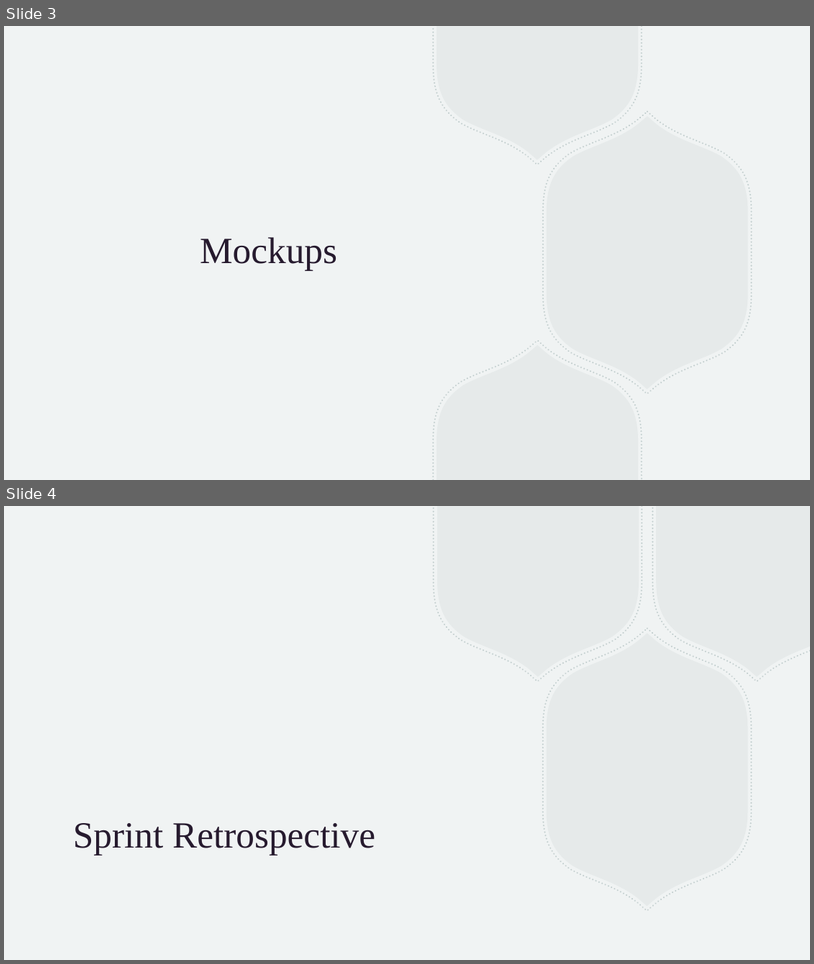
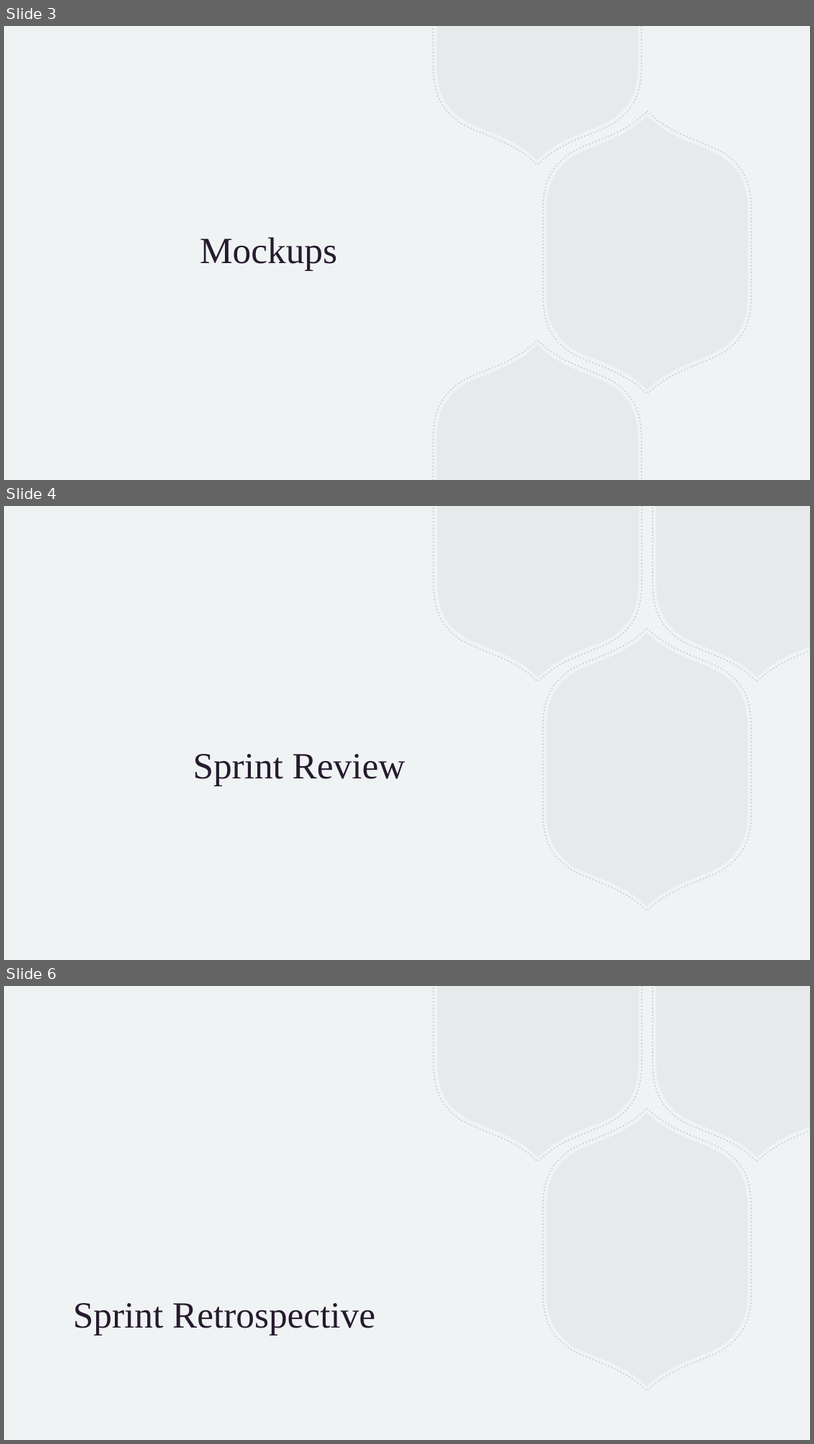
Before and after one commit to 20181041/ISII_EF_LibreriaVirtual, a slide deck: 4-documentacion/ISII_PPT_Sprint1.pptx. Shown one above the other, each under a label of ours: slides 3 and 4 before the commit, slides 3, 4 and 6 after it; the slides between them are not shown. The pictures are 814x964 and 814x1444 pixels, drawn with LibreOffice and Linux fonts; fonts in the diff are those of the drawing. Boxes give left, top, right and bottom in pixels: in the first picture for what was removed or moved away, otherwise in the second. Text is boxed around its words. In the diff, an @@ line names an element or a change of style, - is before the commit and + after.

```diff
--- a/4-documentacion/ISII_PPT_Sprint1.pptx
+++ b/4-documentacion/ISII_PPT_Sprint1.pptx
@@ slide 4 added at <box>4,506,810,960</box>, background #F0F3F3; not listed: 4 template elements that a slide beside it also shows @@
@@ rectangle added at <box>4,506,810,960</box>, fill #F0F3F3 @@
@@ freeform shape added at <box>434,506,642,682</box>, outline #ADBDBD 2 pt dashed @@
@@ freeform shape added at <box>437,506,639,677</box>, fill #ADBDBD at 15% opacity @@
@@ freeform shape added at <box>653,506,810,682</box>, outline #ADBDBD 2 pt dashed @@
@@ freeform shape added at <box>657,506,810,677</box>, fill #ADBDBD at 15% opacity @@
@@ freeform shape added at <box>543,628,751,910</box>, outline #ADBDBD 2 pt dashed @@
@@ freeform shape added at <box>547,633,748,906</box>, fill #ADBDBD at 15% opacity @@
@@ group added at <box>617,506,810,839</box>: 4 freeform shapes @@
@@ title added at <box>193,754,406,786</box>, 44 pt, text #261A2E @@
+Sprint Review
@@ what was slide 4 is now slide 6 @@
```
Also in this commit, not shown: 3 other slides added.
